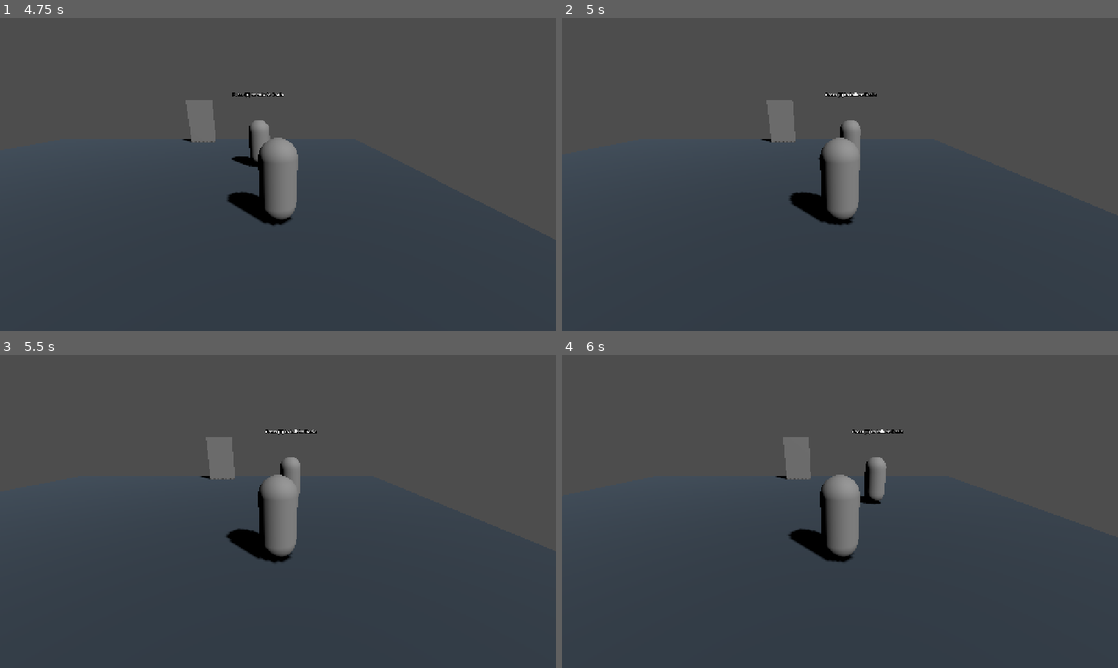
Above: before the commit, frames 1-4 (two rows, left to right).
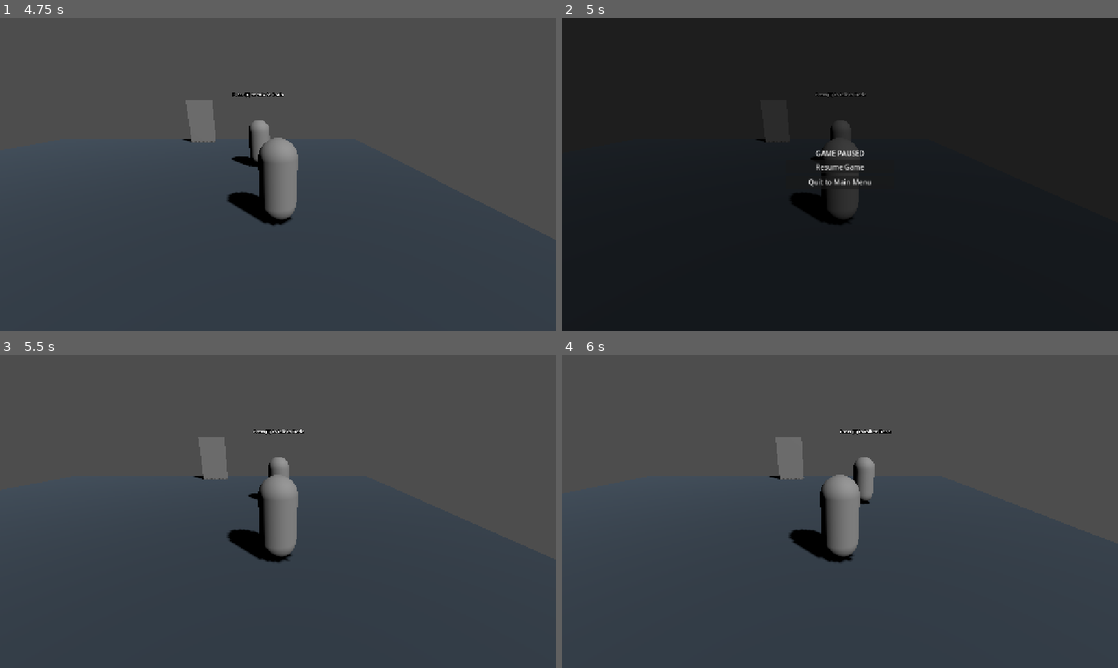
Above: after the commit, the same moments.

Repository: ahmad-ovh/THRESHOLD
Game: Godot game, scene res://scenes/main_menu/MainMenu.tscn
Two runs of this game, one before a commit and one after it. Both use one fixed random seed, a clock stepped at 60 frames per second and the inputs below.
Inputs (mouse positions are in pixels of both pictures, inside the frame that each line leads up to):
- Up to frame 1 (4.75 s): click "Start Game" at 0.5 s; hold Right (ui_right) 1.28-2.03 s; hold E (interact) 1.28-2.03 s; hold Down (ui_down) 2.03-2.78 s; tap J (toggle_journal) at 2.1, 3.6 s; tap Enter at 2.75 s; hold Right (ui_right) 2.78-3.53 s; hold E (interact) 2.78-3.53 s; hold Up (ui_up) 3.53-4.28 s; hold Left (ui_left) from 4.28 s (still down); hold E (interact) from 4.28 s (still down)
- Up to frame 2 (5 s): keep holding Left (ui_left); keep holding E (interact); tap Escape (ui_cancel) at 4.9 s
- Up to frame 3 (5.5 s): release Left (ui_left) at 5 s; release E (interact) at 5 s; click (278, 505) at 5 s, where only the run after the commit has a clickable "Resume Game"
- Up to frame 4 (6 s): tap Space at 5.75 s; hold Left (ui_left) from 5.78 s (still down); tap J (toggle_journal) at 5.85 s

Frame 1 is identical in both runs. In frame 2, 99% of the frame differs, in the area x 0-100%, y 0-100%; in frame 3, 0.9%; in frame 4, 1.2%.

Commit message:
feat: add GameController singleton and PauseMenu overlay

Diff:
--- a/client/project.godot
+++ b/client/project.godot
@@ -17,6 +17,7 @@
 
 [autoload]
 
+GameController="*res://singletons/GameController.gd"
 SceneManager="*res://singletons/SceneManager.gd"
 PlayerStore="*res://singletons/PlayerStore.gd"
 ApiClient="*res://singletons/ApiClient.gd"
--- a/client/scenes/main_menu/MainMenu.gd
+++ b/client/scenes/main_menu/MainMenu.gd
@@ -11,11 +11,4 @@
 func _on_start_pressed() -> void:
 	var name_txt = username_input.text.strip_edges()
 	if name_txt != "":
-		PlayerStore.player_id = name_txt
-
-		# Fetch initial status
-		var status = await ApiClient.get_player_status(name_txt)
-		if not status.has("error"):
-			PlayerStore.update_from_status(status)
-
-		SceneManager.change_room("res://scenes/rooms/Room_Start.tscn")
+		GameController.start_new_game(name_txt)
--- /dev/null
+++ b/client/scenes/ui/PauseMenu.gd
@@ -0,0 +1,16 @@
+# res://scenes/ui/PauseMenu.gd
+extends CanvasLayer
+
+@onready var resume_button: Button = $Control/VBoxContainer/ResumeButton
+@onready var main_menu_button: Button = $Control/VBoxContainer/MainMenuButton
+
+func _ready() -> void:
+	process_mode = Node.PROCESS_MODE_ALWAYS # Process input even when scene tree is paused
+	resume_button.pressed.connect(_on_resume_pressed)
+	main_menu_button.pressed.connect(_on_main_menu_pressed)
+
+func _on_resume_pressed() -> void:
+	GameController.set_paused(false)
+
+func _on_main_menu_pressed() -> void:
+	GameController.return_to_main_menu()
--- /dev/null
+++ b/client/scenes/ui/PauseMenu.tscn
@@ -0,0 +1,53 @@
+[gd_scene load_steps=2 format=3]
+
+[ext_resource type="Script" path="res://scenes/ui/PauseMenu.gd" id="1_pause_menu_script"]
+
+[node name="PauseMenu" type="CanvasLayer"]
+process_mode = 3
+layer = 50
+script = ExtResource("1_pause_menu_script")
+
+[node name="Control" type="Control" parent="."]
+layout_mode = 3
+anchors_preset = 15
+anchor_right = 1.0
+anchor_bottom = 1.0
+grow_horizontal = 2
+grow_vertical = 2
+
+[node name="ColorRect" type="ColorRect" parent="Control"]
+layout_mode = 1
+anchors_preset = 15
+anchor_right = 1.0
+anchor_bottom = 1.0
+grow_horizontal = 2
+grow_vertical = 2
+color = Color(0, 0, 0, 0.6)
+
+[node name="VBoxContainer" type="VBoxContainer" parent="Control"]
+custom_minimum_size = Vector2(250, 0)
+layout_mode = 1
+anchors_preset = 8
+anchor_left = 0.5
+anchor_top = 0.5
+anchor_right = 0.5
+anchor_bottom = 0.5
+offset_left = -125.0
+offset_top = -60.0
+offset_right = 125.0
+offset_bottom = 60.0
+grow_horizontal = 2
+grow_vertical = 2
+
+[node name="TitleLabel" type="Label" parent="Control/VBoxContainer"]
+layout_mode = 2
+text = "GAME PAUSED"
+horizontal_alignment = 1
+
+[node name="ResumeButton" type="Button" parent="Control/VBoxContainer"]
+layout_mode = 2
+text = "Resume Game"
+
+[node name="MainMenuButton" type="Button" parent="Control/VBoxContainer"]
+layout_mode = 2
+text = "Quit to Main Menu"
--- /dev/null
+++ b/client/singletons/GameController.gd
@@ -0,0 +1,66 @@
+# res://singletons/GameController.gd
+extends Node
+
+signal game_phase_changed(old_phase: Phase, new_phase: Phase)
+signal game_paused_changed(is_paused: bool)
+
+enum Phase {
+	MAIN_MENU,
+	EXPLORING,
+	DIALOGUE,
+	PAUSED
+}
+
+var current_phase: Phase = Phase.MAIN_MENU
+var is_paused: bool = false
+var pause_menu_ref: CanvasLayer = null
+
+func _ready() -> void:
+	process_mode = Node.PROCESS_MODE_ALWAYS # Run even when get_tree().paused is true
+
+func _unhandled_input(event: InputEvent) -> void:
+	if event.is_action_pressed("ui_cancel"):
+		if current_phase == Phase.EXPLORING or current_phase == Phase.PAUSED:
+			toggle_pause()
+
+func set_phase(new_phase: Phase) -> void:
+	if current_phase == new_phase:
+		return
+	var old_phase = current_phase
+	current_phase = new_phase
+	game_phase_changed.emit(old_phase, new_phase)
+
+func toggle_pause() -> void:
+	set_paused(not is_paused)
+
+func set_paused(paused_state: bool) -> void:
+	is_paused = paused_state
+	get_tree().paused = is_paused
+
+	if not pause_menu_ref:
+		var scene = preload("res://scenes/ui/PauseMenu.tscn")
+		pause_menu_ref = scene.instantiate()
+		get_tree().root.add_child(pause_menu_ref)
+
+	pause_menu_ref.visible = is_paused
+	if is_paused:
+		set_phase(Phase.PAUSED)
+	else:
+		set_phase(Phase.EXPLORING)
+
+	game_paused_changed.emit(is_paused)
+
+func start_new_game(p_id: String) -> void:
+	PlayerStore.player_id = p_id
+	var status = await ApiClient.get_player_status(p_id)
+	if not status.has("error"):
+		PlayerStore.update_from_status(status)
+
+	set_phase(Phase.EXPLORING)
+	SceneManager.change_room("res://scenes/rooms/Room_Start.tscn")
+
+func return_to_main_menu() -> void:
+	if is_paused:
+		set_paused(false)
+	set_phase(Phase.MAIN_MENU)
+	SceneManager.change_room("res://scenes/main_menu/MainMenu.tscn")
